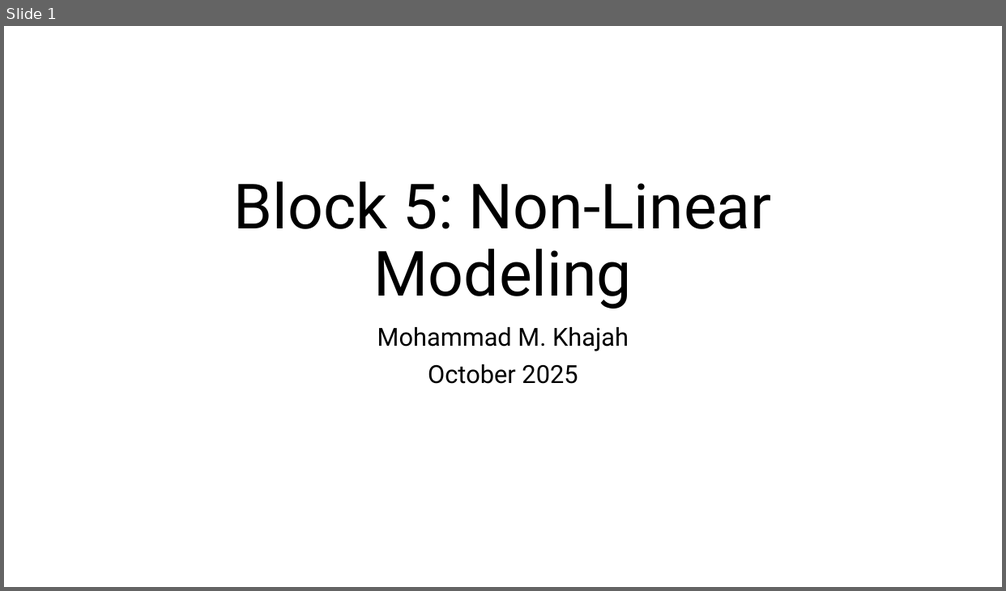
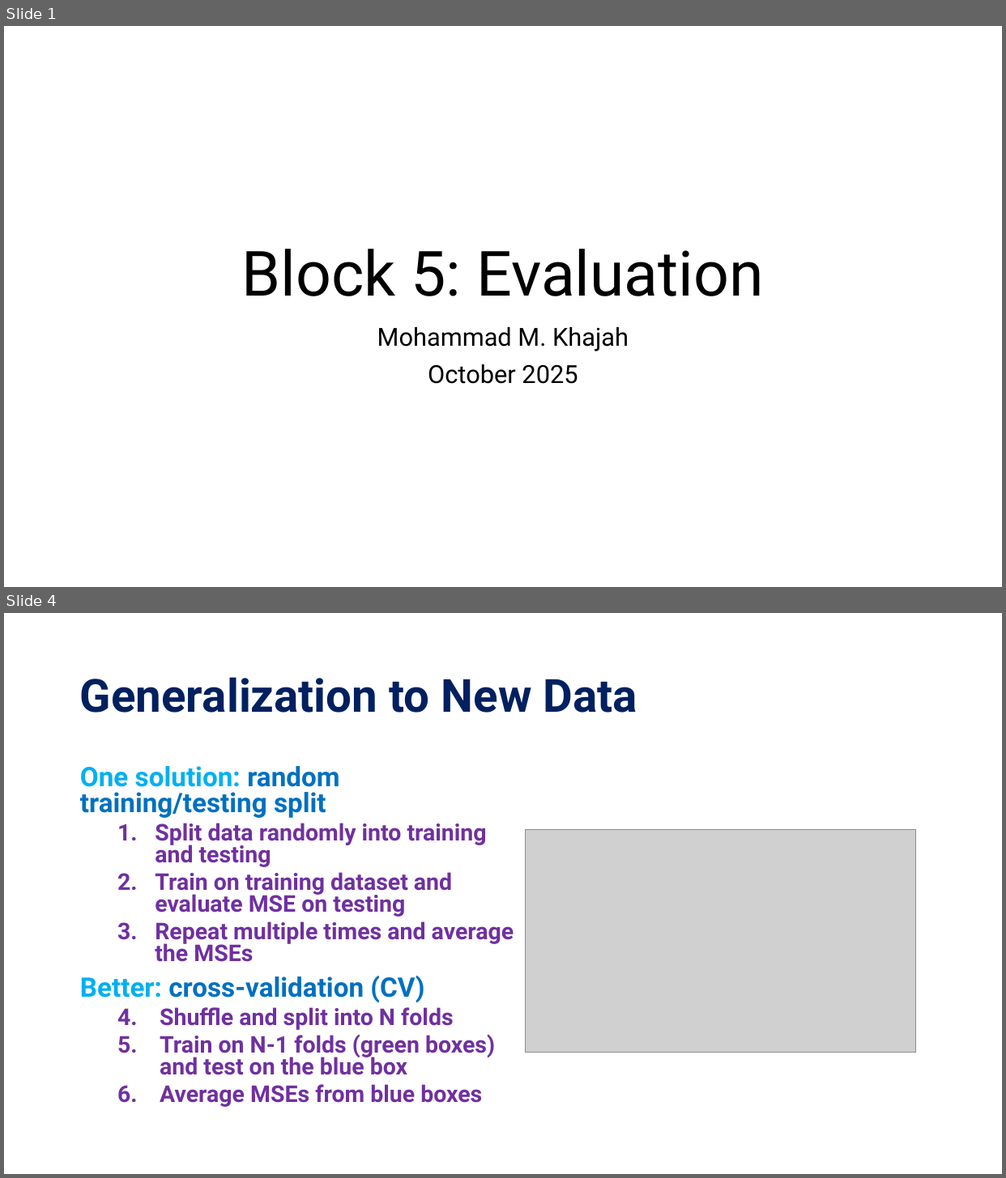
Before and after one commit to KISRDevelopment/python-ml-2025, a slide deck: slides/block5.pptx. Shown one above the other, each under a label of ours: slide 1 before the commit, slides 1 and 4 after it; the slides between them are not shown. The pictures are 1006x591 and 1006x1178 pixels, drawn with LibreOffice and Linux fonts; fonts in the diff are those of the drawing; grey boxes stand for pictures. Boxes give left, top, right and bottom in pixels: in the first picture for what was removed or moved away, otherwise in the second. Text is boxed around its words. In the diff, an @@ line names an element or a change of style, - is before the commit and + after.

Commit message:
complete evaluation block

```diff
--- a/slides/block5.pptx
+++ b/slides/block5.pptx
@@ slide 4 added at (4,613,1002,1174), background #FFFFFF @@
@@ title added at (80,677,637,713), 44 pt, text #002060, bold @@
+Generalization to New Data
@@ text added at (80,766,514,1107), 22.2 pt, text #7030A0, bold @@
+One solution: random training/testing split
+  1. Split data randomly into training and testing
+  2. Train on training dataset and evaluate MSE on testing
+  3. Repeat multiple times and average the MSEs
+Better: cross-validation (CV)
+  1. Shuffle and split into N folds
+  2. Train on N-1 folds (green boxes) and test on the blue box
+  3. Average MSEs from blue boxes
@@ picture added at (526,829,916,1053) @@
@@ slide 1 changed as well @@
@@ title at (242,249,764,297): text changed @@
-Block 5: Non-Linear Modeling
+Block 5: Evaluation
```
Also in this commit, not shown: 1 other slide changed, 2 other slides added, 4 slides removed, 4 other files.
